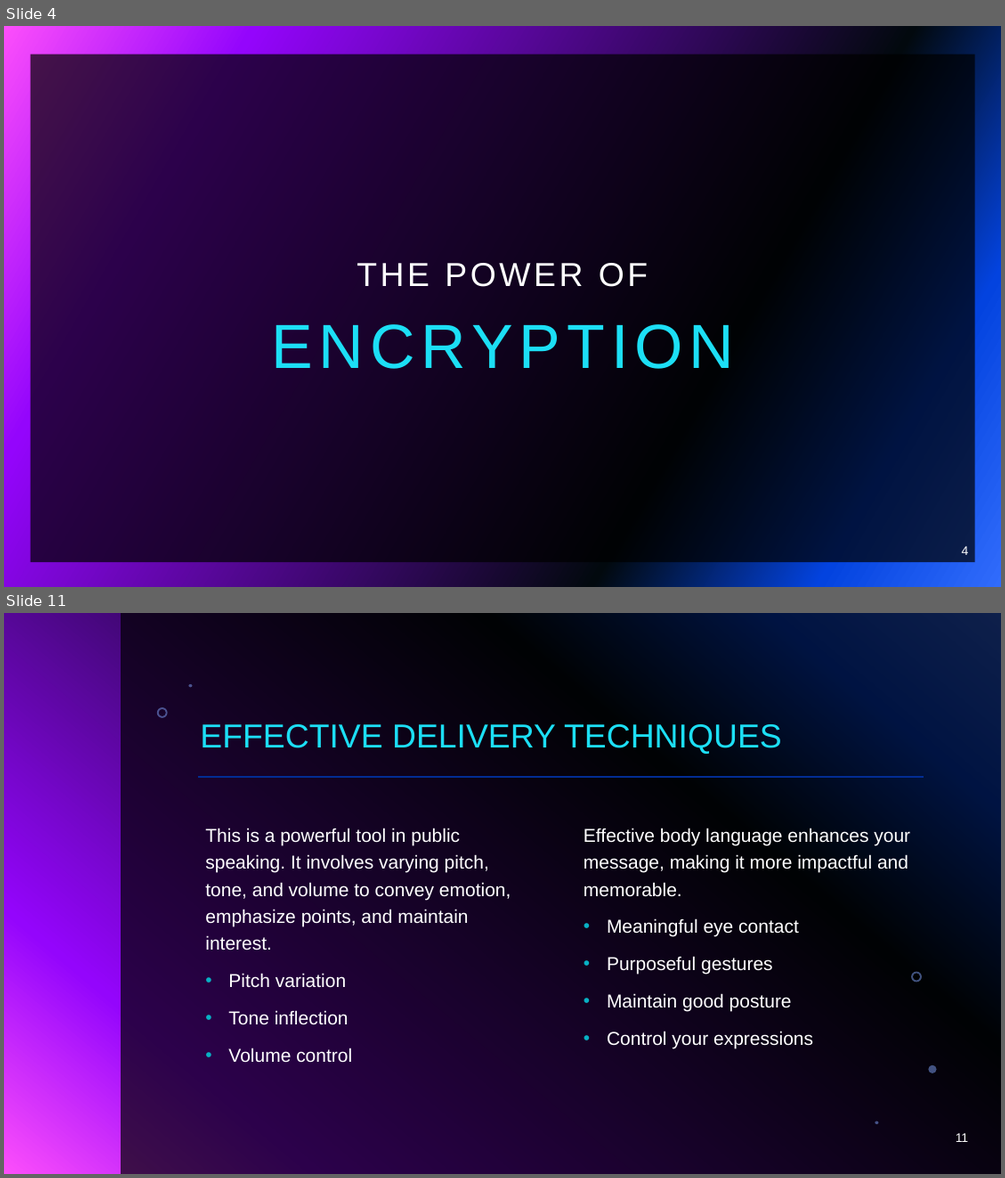
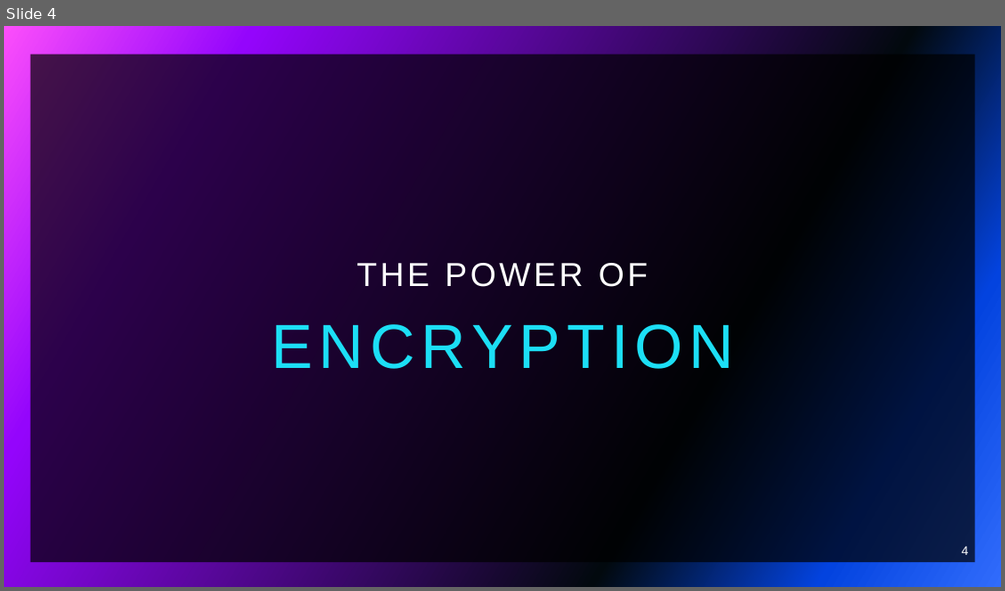
Before and after one commit to brodante/KeyGuardian, a slide deck: papers/PPT/KeyGuardian.pptx. Shown one above the other, each under a label of ours: slides 4 and 11 before the commit, slide 4 after it; the slides between them are not shown. The pictures are 1005x1178 and 1005x591 pixels, drawn with LibreOffice and Linux fonts; fonts in the diff are those of the drawing; background and template pictures are left out. Boxes give left, top, right and bottom in pixels: in the first picture for what was removed or moved away, otherwise in the second. Text is boxed around its words. In the diff, an @@ line names an element or a change of style, - is before the commit and + after.

```diff
--- a/papers/PPT/KeyGuardian.pptx
+++ b/papers/PPT/KeyGuardian.pptx
@@ slide 11 removed at (x1=4, y1=613, x2=1001, y2=1174), background gradient #316CFC to #0343DF to #02090E to #9405FC to #FC4EFB @@
@@ group removed at (x1=121, y1=613, x2=1001, y2=1174): 5 freeform shapes, 1 rectangle @@
@@ title removed at (x1=200, y1=724, x2=782, y2=754) @@
-EFFECTIVE DELIVERY TECHNIQUES
@@ line removed from (198, 777) to (923, 777) @@
@@ text removed at (x1=205, y1=827, x2=511, y2=1062) @@
-This is a powerful tool in public speaking. It involves varying pitch, tone, and volume to convey emotion, emphasize points, and maintain interest.
-  • Pitch variation
-  • Tone inflection
-  • Volume control
@@ text removed at (x1=583, y1=827, x2=910, y2=1049) @@
-Effective body language enhances your message, making it more impactful and memorable.
-  • Meaningful eye contact
-  • Purposeful gestures
-  • Maintain good posture
-  • Control your expressions
@@ page number removed at (x1=955, y1=1133, x2=968, y2=1142) @@
-11
```
Also in this commit, not shown: 5 slides changed, 8 slides added, 7 other slides removed, 34 other files.
